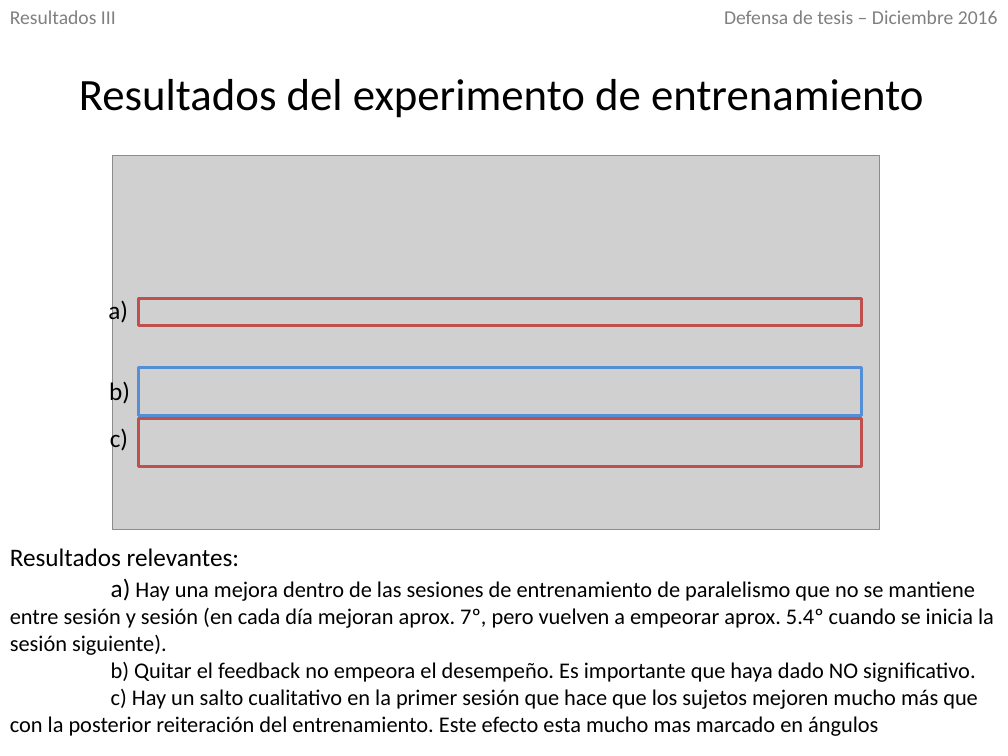
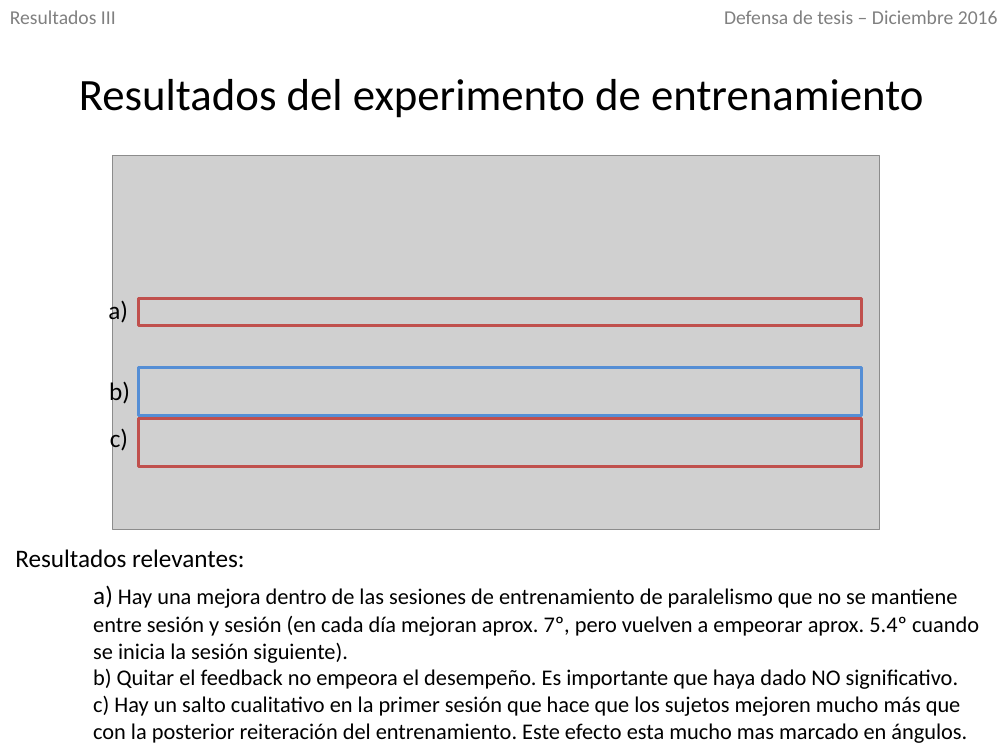
Before and after one commit to IoniUTDT/RedaccionTesis, a slide deck: slide 26 of Defensa/Cosas para usar/Defensa.pptx. Drawn at 1008x756 pixels with LibreOffice and Linux fonts; fonts in the diff are those of the drawing; grey boxes stand for pictures. Boxes give left, top, right and bottom in pixels: in the first picture for what was removed or moved away, otherwise in the second. Text is boxed around its words. In the diff, an @@ line names an element or a change of style, - is before the commit and + after.

```diff
--- a/Defensa/Cosas para usar/Defensa.pptx
+++ b/Defensa/Cosas para usar/Defensa.pptx
@@ text at (10, 548, 239, 567): paragraph removed @@
-Resultados relevantes:
@@ text added at (15, 549, 244, 568), 18 pt, text #000000 @@
+Resultados relevantes:
@@ text "a) Hay una mejora dentro ...": place and size @@
-text "a) Hay una mejora dentro ..." at (10, 548, 994, 736)
+text "a) Hay una mejora dentro ..." at (93, 585, 979, 743)
@@ text at (93, 696, 967, 743): text changed @@
-c) Hay un salto cualitativo en la primer sesión que hace que los sujetos mejoren mucho más que con la posterior reiteración del entrenamiento. Este efecto esta mucho mas marcado en ángulos
+c) Hay un salto cualitativo en la primer sesión que hace que los sujetos mejoren mucho más que con la posterior reiteración del entrenamiento. Este efecto esta mucho mas marcado en ángulos.
```
Also in this commit, not shown: 20 other slides changed, 1 other file.
